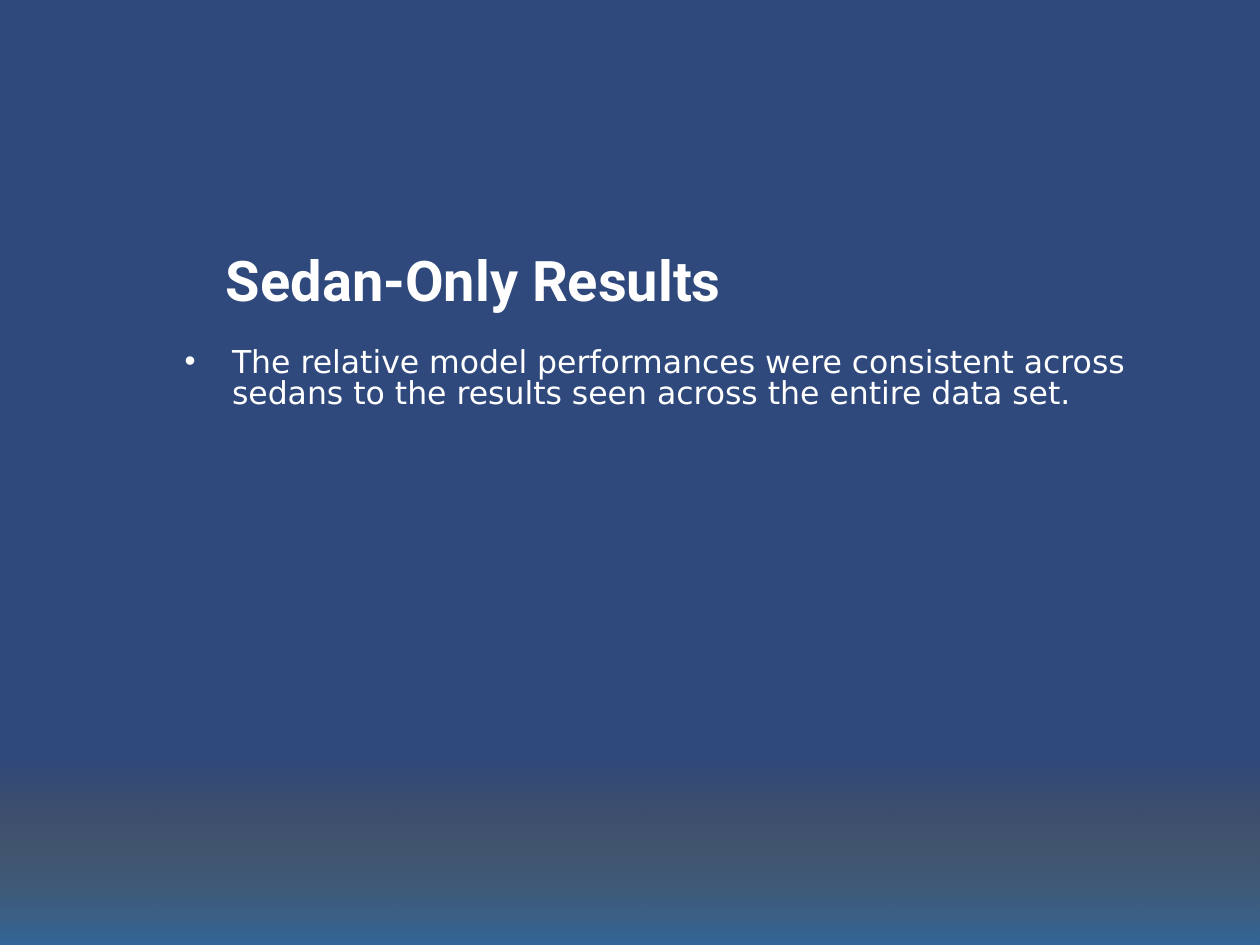
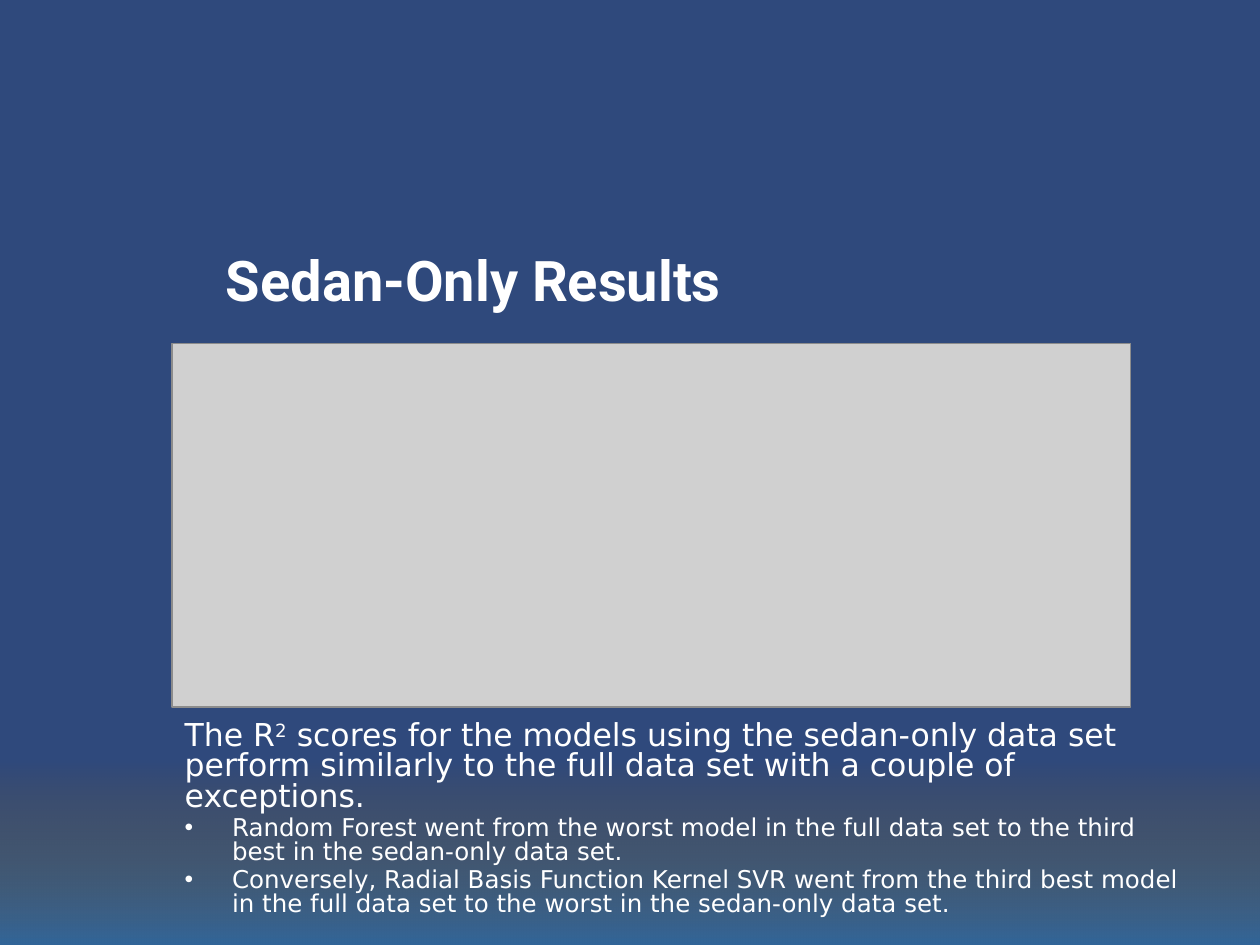
Before and after one commit to yfstafford/Thinkful, a slide deck: slide 25 of Unit 3/Capstone/Unit 3 Capstone Car MSRP.pptx (slide 24 before the commit). Drawn at 1260x945 pixels with LibreOffice and Linux fonts; fonts in the diff are those of the drawing; grey boxes stand for pictures; background and template pictures are left out. Boxes give left, top, right and bottom in pixels: in the first picture for what was removed or moved away, otherwise in the second. Text is boxed around its words. In the diff, an @@ line names an element or a change of style, - is before the commit and + after.

```diff
--- a/Unit 3/Capstone/Unit 3 Capstone Car MSRP.pptx
+++ b/Unit 3/Capstone/Unit 3 Capstone Car MSRP.pptx
@@ picture added at box(173, 343, 1131, 707) @@
@@ text at box(185, 722, 1177, 917): text changed; size 18 to 14 pt @@
-• The relative model performances were consistent across sedans to the results seen across the entire data set.
+The R2 scores for the models using the sedan-only data set perform similarly to the full data set with a couple of exceptions.
+• Random Forest went from the worst model in the full data set to the third best in the sedan-only data set.
+• Conversely, Radial Basis Function Kernel SVR went from the third best model in the full data set to the worst in the sedan-only data set.
```
Also in this commit, not shown: 6 other slides changed, 1 slide added, 1 other file.
